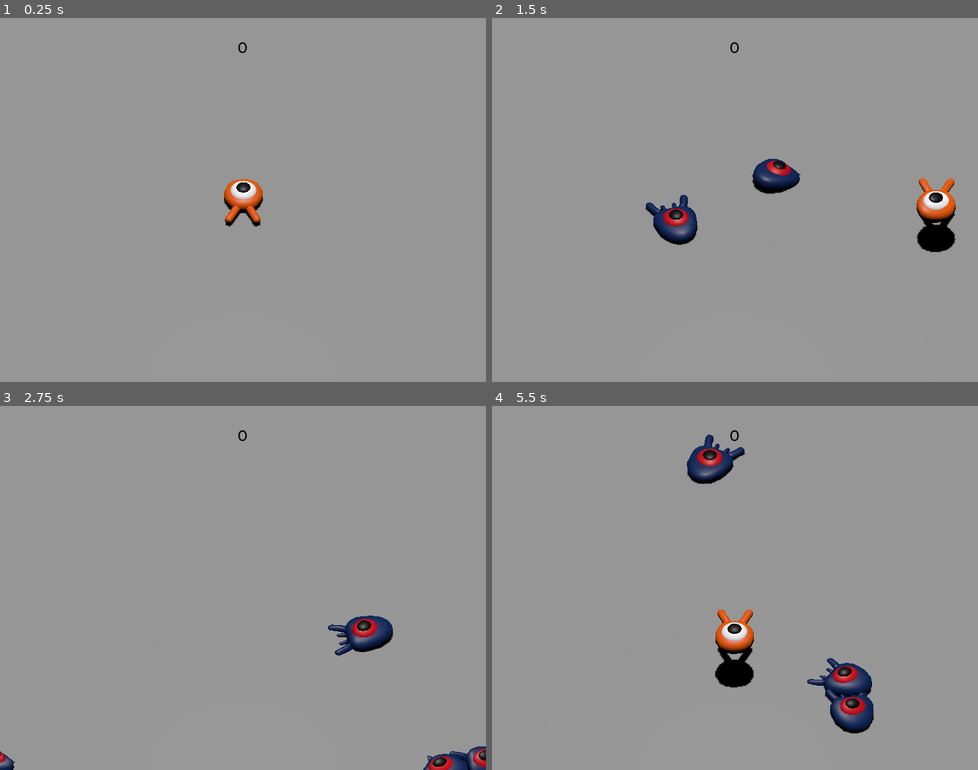
Above: before the commit, frames 1-4 (two rows, left to right).
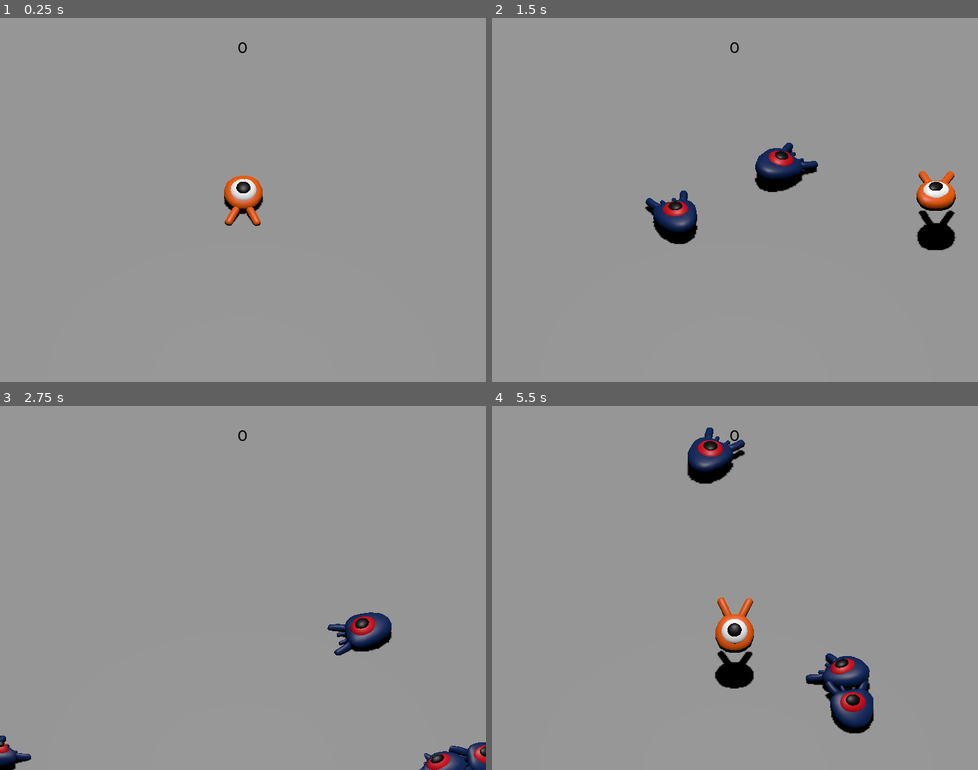
Above: after the commit, the same moments.

Repository: Vorgenstad/first-3d-game
Game: Godot game, scene res://scenes/main.tscn
The game is run twice, just before and just after one commit, with the same random seed, the same clock (stepped at 60 frames per second) and the same inputs.
Inputs:
- Up to frame 1 (0.25 s): no input
- Up to frame 2 (1.5 s): hold D (move_right) 0.53-1.28 s; tap Space (jump) at 0.6, 0.77, 1.07, 1.35 s; hold S (move_back) from 1.28 s (still down)
- Up to frame 3 (2.75 s): tap Space (jump) at 1.52, 1.82, 2.1 s; release S (move_back) at 2.03 s; hold D (move_right) from 2.03 s (still down)
- Up to frame 4 (5.5 s): release D (move_right) at 2.78 s; hold W (move_forward) 2.78-3.53 s; tap Space (jump) at 2.85, 3.02, 3.32, 3.6, 3.77, 4.07, 4.35, 4.52, 4.82, 5.1 s; hold A (move_left) 3.53-5.03 s; hold S (move_back) from 5.03 s (still down)

The runs differ from the first frame. In frame 1, 0.3% of the frame differs, in the area x 46-55%, y 43-58%; in frame 2, 2.8%; in frame 3, 1.4%; in frame 4, 3.0%, in the area x 40-79%, y 5-90%.

Commit message:
Added animations to player and mobs

Diff:
--- a/scenes/mob.gd
+++ b/scenes/mob.gd
@@ -2,8 +2,8 @@
 
 signal squashed
 
-@export var min_speed = 10
-@export var max_speed = 18
+@export var min_speed = 10.0
+@export var max_speed = 18.0
 
 func _physics_process(_delta):
 	move_and_slide()
@@ -20,6 +20,8 @@
 	var speed = randi_range(min_speed, max_speed)
 	velocity = (Vector3.FORWARD * speed).rotated(Vector3.UP, rotation.y)
 
+	$AnimationPlayer.speed_scale = speed / min_speed
+
 func _on_visible_on_screen_notifier_3d_screen_exited():
 	queue_free()
 
--- a/scenes/mob.tscn
+++ b/scenes/mob.tscn
@@ -1,10 +1,72 @@
-[gd_scene load_steps=4 format=3 uid="uid://d3y025xhoagbl"]
+[gd_scene load_steps=7 format=3 uid="uid://d3y025xhoagbl"]
 
 [ext_resource type="Script" path="res://scenes/mob.gd" id="1_hej1t"]
 [ext_resource type="PackedScene" uid="uid://bl4ejs41f31nq" path="res://art/mob.glb" id="1_xl5nv"]
 
 [sub_resource type="BoxShape3D" id="BoxShape3D_2ehw2"]
 size = Vector3(1.59016, 1.16463, 1.94396)
+
+[sub_resource type="Animation" id="Animation_yl30e"]
+resource_name = "float"
+length = 1.2
+loop_mode = 1
+tracks/0/type = "value"
+tracks/0/imported = false
+tracks/0/enabled = true
+tracks/0/path = NodePath("Pivot/Character:position")
+tracks/0/interp = 1
+tracks/0/loop_wrap = true
+tracks/0/keys = {
+"times": PackedFloat32Array(0.2, 0.7, 1.2),
+"transitions": PackedFloat32Array(0.420448, 2.07053, 1),
+"update": 0,
+"values": [Vector3(0, 0, 0), Vector3(0, 0.65, 0), Vector3(0, 0.35, 0)]
+}
+tracks/1/type = "value"
+tracks/1/imported = false
+tracks/1/enabled = true
+tracks/1/path = NodePath("Pivot/Character:rotation")
+tracks/1/interp = 1
+tracks/1/loop_wrap = true
+tracks/1/keys = {
+"times": PackedFloat32Array(0.1, 0.5, 1.2),
+"transitions": PackedFloat32Array(0.420448, 0.435275, 1),
+"update": 0,
+"values": [Vector3(0, 0, 0), Vector3(0.139626, 0, 0), Vector3(-0.15708, 0, 0)]
+}
+
+[sub_resource type="Animation" id="Animation_pqqja"]
+length = 0.001
+tracks/0/type = "value"
+tracks/0/imported = false
+tracks/0/enabled = true
+tracks/0/path = NodePath("Pivot/Character:position")
+tracks/0/interp = 1
+tracks/0/loop_wrap = true
+tracks/0/keys = {
+"times": PackedFloat32Array(0),
+"transitions": PackedFloat32Array(1),
+"update": 0,
+"values": [Vector3(0, 0, 0)]
+}
+tracks/1/type = "value"
+tracks/1/imported = false
+tracks/1/enabled = true
+tracks/1/path = NodePath("Pivot/Character:rotation")
+tracks/1/interp = 1
+tracks/1/loop_wrap = true
+tracks/1/keys = {
+"times": PackedFloat32Array(0),
+"transitions": PackedFloat32Array(1),
+"update": 0,
+"values": [Vector3(0, 0, 0)]
+}
+
+[sub_resource type="AnimationLibrary" id="AnimationLibrary_s825o"]
+_data = {
+"RESET": SubResource("Animation_pqqja"),
+"float": SubResource("Animation_yl30e")
+}
 
 [node name="Mob" type="CharacterBody3D" groups=["Mob"]]
 collision_layer = 2
@@ -21,4 +83,10 @@
 [node name="VisibleOnScreenNotifier3D" type="VisibleOnScreenNotifier3D" parent="."]
 aabb = AABB(-1.16137, -0.951237, -1.92628, 2.32274, 1.90247, 3.85256)
 
+[node name="AnimationPlayer" type="AnimationPlayer" parent="."]
+autoplay = "float"
+libraries = {
+"": SubResource("AnimationLibrary_s825o")
+}
+
 [connection signal="screen_exited" from="VisibleOnScreenNotifier3D" to="." method="_on_visible_on_screen_notifier_3d_screen_exited"]
--- a/scenes/player.gd
+++ b/scenes/player.gd
@@ -17,6 +17,8 @@
 	velocity = target_velocity
 
 	move_and_slide()
+
+	$Pivot.rotation.x = PI / 6 * velocity.y / jump_impulse
 
 func calculate_input_velocity(delta):
 	calculate_horizontal_velocity()
@@ -44,6 +46,9 @@
 	if direction.length() > 0:
 		direction = direction.normalized()
 		$Pivot.look_at(position + direction)
+		$AnimationPlayer.speed_scale = 4
+	else:
+		$AnimationPlayer.speed_scale = 1
 
 	return direction
 
--- a/scenes/player.tscn
+++ b/scenes/player.tscn
@@ -10,7 +10,70 @@
 height = 0.117709
 radius = 1.01919
 
+[sub_resource type="Animation" id="Animation_yl30e"]
+resource_name = "float"
+length = 1.2
+loop_mode = 1
+tracks/0/type = "value"
+tracks/0/imported = false
+tracks/0/enabled = true
+tracks/0/path = NodePath("Pivot/Character:position")
+tracks/0/interp = 1
+tracks/0/loop_wrap = true
+tracks/0/keys = {
+"times": PackedFloat32Array(0.2, 0.7, 1.2),
+"transitions": PackedFloat32Array(0.420448, 2.07053, 1),
+"update": 0,
+"values": [Vector3(0, 0, 0), Vector3(0, 0.65, 0), Vector3(0, 0.35, 0)]
+}
+tracks/1/type = "value"
+tracks/1/imported = false
+tracks/1/enabled = true
+tracks/1/path = NodePath("Pivot/Character:rotation")
+tracks/1/interp = 1
+tracks/1/loop_wrap = true
+tracks/1/keys = {
+"times": PackedFloat32Array(0.1, 0.5, 1.2),
+"transitions": PackedFloat32Array(0.420448, 0.435275, 1),
+"update": 0,
+"values": [Vector3(0, 0, 0), Vector3(0.139626, 0, 0), Vector3(-0.15708, 0, 0)]
+}
+
+[sub_resource type="Animation" id="Animation_pqqja"]
+length = 0.001
+tracks/0/type = "value"
+tracks/0/imported = false
+tracks/0/enabled = true
+tracks/0/path = NodePath("Pivot/Character:position")
+tracks/0/interp = 1
+tracks/0/loop_wrap = true
+tracks/0/keys = {
+"times": PackedFloat32Array(0),
+"transitions": PackedFloat32Array(1),
+"update": 0,
+"values": [Vector3(0, 0, 0)]
+}
+tracks/1/type = "value"
+tracks/1/imported = false
+tracks/1/enabled = true
+tracks/1/path = NodePath("Pivot/Character:rotation")
+tracks/1/interp = 1
+tracks/1/loop_wrap = true
+tracks/1/keys = {
+"times": PackedFloat32Array(0),
+"transitions": PackedFloat32Array(1),
+"update": 0,
+"values": [Vector3(0, 0, 0)]
+}
+
+[sub_resource type="AnimationLibrary" id="AnimationLibrary_s825o"]
+_data = {
+"RESET": SubResource("Animation_pqqja"),
+"float": SubResource("Animation_yl30e")
+}
+
 [node name="Player" type="CharacterBody3D"]
+transform = Transform3D(1, 0, 0, 0, 0.992897, -0.11898, 0, 0.11898, 0.992897, 0, 0.315726, 0)
 collision_mask = 6
 script = ExtResource("1_0jccc")
 
@@ -32,4 +95,10 @@
 transform = Transform3D(1, 0, 0, 0, 1, 0, 0, 0, 1, 0, 0.643493, 0)
 shape = SubResource("CylinderShape3D_d2vlb")
 
+[node name="AnimationPlayer" type="AnimationPlayer" parent="."]
+autoplay = "float"
+libraries = {
+"": SubResource("AnimationLibrary_s825o")
+}
+
 [connection signal="body_entered" from="MobDetector" to="." method="_on_mob_detector_body_entered"]
Not shown: 1 places in scenes/player.tscn that only renumber resources
